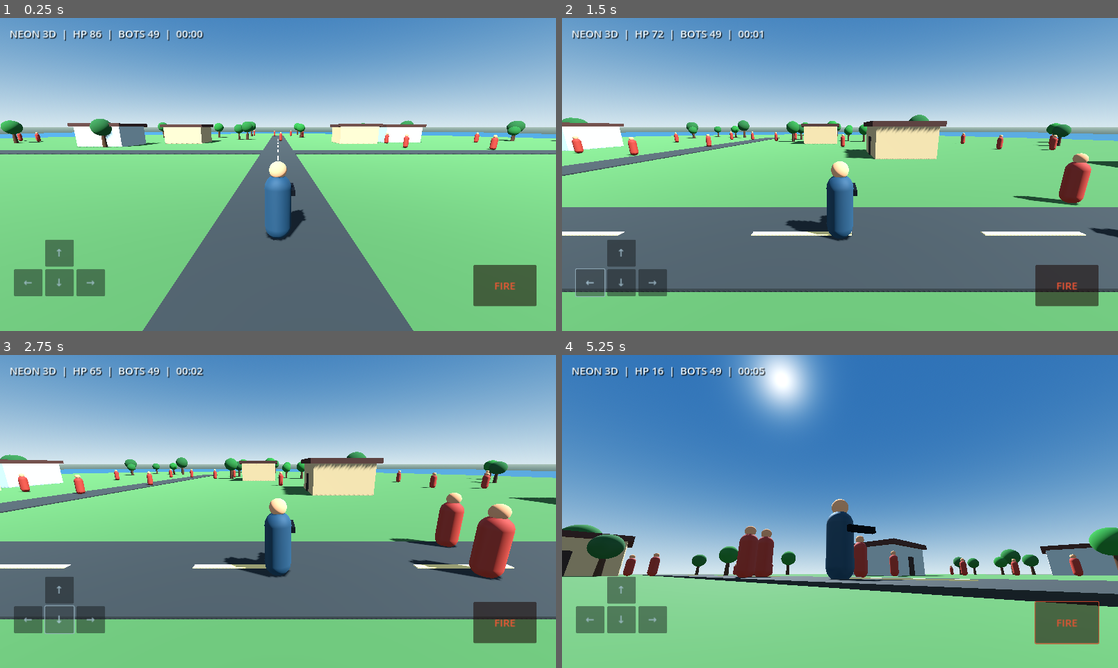
Above: before the commit, frames 1-4 (two rows, left to right).
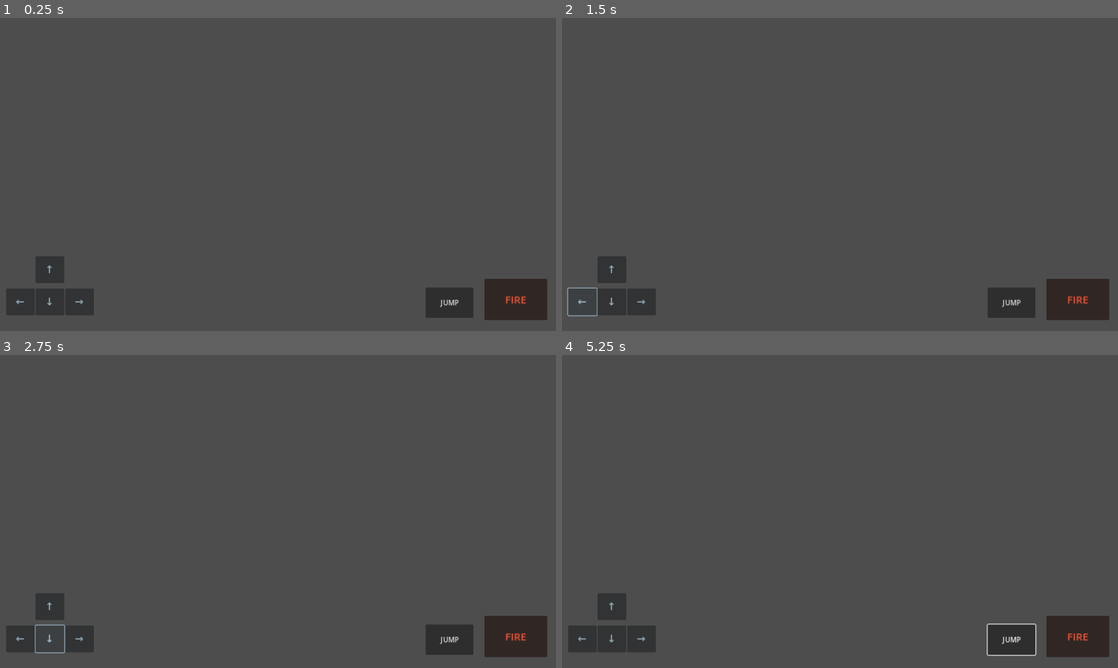
Above: after the commit, the same moments.

Repository: indianequipments092-commits/NEO-GAME-
Game: Godot game, scene res://scenes/main.tscn
Two runs of this game, one before a commit and one after it. Both use one fixed random seed, a clock stepped at 60 frames per second and the inputs below.
Inputs (mouse positions are in pixels of both pictures, inside the frame that each line leads up to):
- Up to frame 1 (0.25 s): no input
- Up to frame 2 (1.5 s): click "↑" at 0.5 s; click "←" at 1.25 s
- Up to frame 3 (2.75 s): click "↓" at 2 s
- Up to frame 4 (5.25 s): click "→" at 2.75 s; click "FIRE" at 3.5 s; click (1012, 639) at 4.25 s, where only the run after the commit has a clickable "JUMP"; tap Enter at 5 s; move the mouse to (867, 511) at 5.02 s; hold W (move_up) from 5.03 s (still down); hold Space (fire) from 5.03 s (still down); click (867, 511) at 5.17 s

The runs differ from the first frame. In frame 1, 99% of the frame differs, in the area x 0-100%, y 0-100%; in frame 2, 97%; in frame 3, 97%; in frame 4, 100%.
Error after the commit: Parse Error: Function "get_viewport_rect()" not found in base self. (res://scripts/player_3d.gd:91)

Commit message:
Improve vertical slice movement, collisions, and touch controls

Diff:
--- a/project.godot
+++ b/project.godot
@@ -42,3 +42,7 @@
 "deadzone": 0.5,
 "events": [Object(InputEventKey,"physical_keycode":32)]
 }
+jump={
+"deadzone": 0.5,
+"events": [Object(InputEventKey,"physical_keycode":69)]
+}
--- a/scripts/bot_3d.gd
+++ b/scripts/bot_3d.gd
@@ -68,7 +68,7 @@
 	else:
 		velocity.x = 0.0
 		velocity.z = 0.0
-	if distance < 14.0 and attack_timer <= 0.0:
+	if distance < 14.0 and attack_timer <= 0.0 and _has_line_of_sight():
 		attack_timer = 1.45
 		target.apply_damage(7)
 	if not is_on_floor():
@@ -77,6 +77,16 @@
 		velocity.y = -0.5
 	move_and_slide()
 
+func _has_line_of_sight() -> bool:
+	if not is_instance_valid(target):
+		return false
+	var origin := global_position + Vector3(0, 1.35, 0)
+	var destination: Vector3 = target.global_position + Vector3(0, 1.0, 0)
+	var query := PhysicsRayQueryParameters3D.create(origin, destination)
+	query.exclude = [get_rid()]
+	var hit := get_world_3d().direct_space_state.intersect_ray(query)
+	return not hit.is_empty() and hit.get("collider") == target
+
 func take_damage(amount: int) -> void:
 	if dead:
 		return
--- a/scripts/main.gd
+++ b/scripts/main.gd
@@ -2,7 +2,7 @@
 
 const PLAYER_SCRIPT = preload("res://scripts/player_3d.gd")
 const BOT_SCRIPT = preload("res://scripts/bot_3d.gd")
-const BOT_COUNT := 49
+const BOT_COUNT := 8
 var player
 var status_label: Label
 var message_label: Label
@@ -16,6 +16,8 @@
 	spawn_player()
 	spawn_bots()
 	build_hud()
+	get_viewport().size_changed.connect(_layout_hud)
+	_layout_hud()
 	if not OS.has_feature("mobile"):
 		Input.mouse_mode = Input.MOUSE_MODE_CAPTURED
 	print("NEON 3D prototype ready: 1 player + %d offline bots" % BOT_COUNT)
@@ -114,8 +116,7 @@
 	for i in range(house_positions.size()):
 		var p: Vector3 = house_positions[i]
 		var wall_color := Color(0.63, 0.56, 0.42) if i % 2 == 0 else Color(0.55, 0.62, 0.64)
-		make_box("House_%d" % i, Vector3(7.0, 3.2, 6.0), p + Vector3(0, 1.6, 0), wall_color)
-		make_box("Roof_%d" % i, Vector3(7.8, 0.5, 6.8), p + Vector3(0, 3.35, 0), Color(0.25, 0.15, 0.12))
+		build_house(p, i, wall_color)
 		make_box("Door_%d" % i, Vector3(1.0, 2.0, 0.12), p + Vector3(0, 1.0, -3.08), Color(0.18, 0.13, 0.1))
 
 	# Palm-like trees around the roads and coastline.
@@ -158,20 +159,55 @@
 	crown_mat.roughness = 1.0
 	crown.material_override = crown_mat
 	tree.add_child(crown)
+	var trunk_body := StaticBody3D.new()
+	trunk_body.position.y = 1.2
+	var trunk_collision := CollisionShape3D.new()
+	var trunk_shape := CylinderShape3D.new()
+	trunk_shape.radius = 0.28
+	trunk_shape.height = 2.4
+	trunk_collision.shape = trunk_shape
+	trunk_body.add_child(trunk_collision)
+	tree.add_child(trunk_body)
 	add_child(tree)
 
-func make_box(object_name: String, size: Vector3, pos: Vector3, color: Color) -> void:
+func build_house(p: Vector3, index: int, wall_color: Color) -> void:
+	var floor_color := wall_color.darkened(0.24)
+	make_box("HouseFloor_%d" % index, Vector3(7.0, 0.2, 6.0), p, floor_color, true)
+	make_box("HouseBack_%d" % index, Vector3(7.0, 3.2, 0.22), p + Vector3(0, 1.7, 2.9), wall_color, true)
+	make_box("HouseLeft_%d" % index, Vector3(0.22, 3.2, 6.0), p + Vector3(-3.4, 1.7, 0), wall_color, true)
+	make_box("HouseRight_%d" % index, Vector3(0.22, 3.2, 6.0), p + Vector3(3.4, 1.7, 0), wall_color, true)
+	make_box("HouseFrontL_%d" % index, Vector3(2.8, 3.2, 0.22), p + Vector3(-2.1, 1.7, -2.9), wall_color, true)
+	make_box("HouseFrontR_%d" % index, Vector3(2.8, 3.2, 0.22), p + Vector3(2.1, 1.7, -2.9), wall_color, true)
+	make_box("HouseDoorHeader_%d" % index, Vector3(1.4, 0.55, 0.22), p + Vector3(0, 3.02, -2.9), wall_color, true)
+	make_box("Roof_%d" % index, Vector3(7.6, 0.35, 6.6), p + Vector3(0, 3.48, 0), Color(0.25, 0.15, 0.12), true)
+	for side in [-1.0, 1.0]:
+		make_box("Window_%d_%d" % [index, int(side)], Vector3(0.95, 0.85, 0.035), p + Vector3(side * 1.75, 2.05, -3.025), Color(0.08, 0.16, 0.20), false)
+
+func make_box(object_name: String, size: Vector3, pos: Vector3, color: Color, solid: bool = false) -> void:
 	var mesh_instance := MeshInstance3D.new()
 	mesh_instance.name = object_name
 	var mesh := BoxMesh.new()
 	mesh.size = size
 	mesh_instance.mesh = mesh
-	mesh_instance.position = pos
 	var mat := StandardMaterial3D.new()
 	mat.albedo_color = color
 	mat.roughness = 0.9
 	mesh_instance.material_override = mat
-	add_child(mesh_instance)
+	if solid:
+		var body := StaticBody3D.new()
+		body.name = object_name + "_Collision"
+		body.position = pos
+		add_child(body)
+		mesh_instance.position = Vector3.ZERO
+		body.add_child(mesh_instance)
+		var collision := CollisionShape3D.new()
+		var shape := BoxShape3D.new()
+		shape.size = size
+		collision.shape = shape
+		body.add_child(collision)
+	else:
+		mesh_instance.position = pos
+		add_child(mesh_instance)
 
 func spawn_player() -> void:
 	player = CharacterBody3D.new()
@@ -185,8 +221,8 @@
 	for i in range(BOT_COUNT):
 		var bot := CharacterBody3D.new()
 		bot.set_script(BOT_SCRIPT)
-		var angle := TAU * float(i) / float(BOT_COUNT) + rng.randf_range(-0.16, 0.16)
-		var radius := rng.randf_range(24.0, 72.0)
+		var angle := TAU * float(i) / float(BOT_COUNT) + rng.randf_range(-0.12, 0.12)
+		var radius := rng.randf_range(46.0, 64.0)
 		bot.position = Vector3(cos(angle) * radius, 0.15, sin(angle) * radius)
 		add_child(bot)
 		bot.setup(player, i)
@@ -219,6 +255,7 @@
 	make_hold_button(layer, "↓", Vector2(104, 578), "move_down")
 	make_hold_button(layer, "→", Vector2(176, 578), "move_right")
 	var fire_button := Button.new()
+	fire_button.name = "FireButton"
 	fire_button.text = "FIRE"
 	fire_button.position = Vector2(1090, 568)
 	fire_button.size = Vector2(145, 95)
@@ -229,8 +266,44 @@
 	fire_button.button_up.connect(func(): Input.action_release("fire"))
 	layer.add_child(fire_button)
 
+	var jump_button := Button.new()
+	jump_button.name = "JumpButton"
+	jump_button.text = "JUMP"
+	jump_button.position = Vector2(920, 570)
+	jump_button.size = Vector2(110, 70)
+	jump_button.button_down.connect(func(): Input.action_press("jump"))
+	jump_button.button_up.connect(func(): Input.action_release("jump"))
+	layer.add_child(jump_button)
+
+func _layout_hud() -> void:
+	var size := get_viewport().get_visible_rect().size
+	var layer := get_node_or_null("BattleHUD") as CanvasLayer
+	if layer == null:
+		return
+	if is_instance_valid(status_label):
+		status_label.position = Vector2(20, 18)
+		status_label.size = Vector2(minf(size.x - 40.0, 780.0), 42)
+	if is_instance_valid(message_label):
+		message_label.position = Vector2((size.x - 720.0) * 0.5, (size.y - 100.0) * 0.5)
+	var fire := layer.get_node_or_null("FireButton") as Button
+	if fire:
+		fire.position = Vector2(size.x - 165.0, size.y - 120.0)
+	var jump := layer.get_node_or_null("JumpButton") as Button
+	if jump:
+		jump.position = Vector2(size.x - 300.0, size.y - 100.0)
+	for entry in [
+		["Button_move_up", Vector2(82.0, size.y - 172.0)],
+		["Button_move_left", Vector2(14.0, size.y - 98.0)],
+		["Button_move_down", Vector2(82.0, size.y - 98.0)],
+		["Button_move_right", Vector2(150.0, size.y - 98.0)]
+	]:
+		var move_button := layer.get_node_or_null(entry[0]) as Button
+		if move_button:
+			move_button.position = entry[1]
+
 func make_hold_button(layer: CanvasLayer, text_value: String, pos: Vector2, action: String) -> void:
 	var button := Button.new()
+	button.name = "Button_" + action
 	button.text = text_value
 	button.position = pos
 	button.size = Vector2(66, 62)
--- a/scripts/player_3d.gd
+++ b/scripts/player_3d.gd
@@ -8,44 +8,50 @@
 var health: int = MAX_HEALTH
 var fire_cooldown := 0.0
 var camera_pivot: Node3D
+var spring_arm: SpringArm3D
 var camera: Camera3D
 var weapon_mesh: MeshInstance3D
+var capsule_shape: CapsuleShape3D
+var body_mesh: CapsuleMesh
+var body_node: MeshInstance3D
+var head_node: MeshInstance3D
 var is_dead := false
+var is_crouching := false
 
 func _ready() -> void:
 	name = "Player"
 	add_to_group("player")
 	var collision := CollisionShape3D.new()
-	var capsule := CapsuleShape3D.new()
-	capsule.radius = 0.38
-	capsule.height = 1.8
-	collision.shape = capsule
+	capsule_shape = CapsuleShape3D.new()
+	capsule_shape.radius = 0.38
+	capsule_shape.height = 1.8
+	collision.shape = capsule_shape
 	collision.position.y = 0.9
 	add_child(collision)
 
-	var body := MeshInstance3D.new()
-	var body_mesh := CapsuleMesh.new()
+	body_node = MeshInstance3D.new()
+	body_mesh = CapsuleMesh.new()
 	body_mesh.radius = 0.36
 	body_mesh.height = 1.8
-	body.mesh = body_mesh
-	body.position.y = 0.9
+	body_node.mesh = body_mesh
+	body_node.position.y = 0.9
 	var body_mat := StandardMaterial3D.new()
 	body_mat.albedo_color = Color(0.12, 0.24, 0.32)
 	body_mat.metallic = 0.18
 	body_mat.roughness = 0.72
-	body.material_override = body_mat
-	add_child(body)
+	body_node.material_override = body_mat
+	add_child(body_node)
 
-	var head := MeshInstance3D.new()
+	head_node = MeshInstance3D.new()
 	var head_mesh := SphereMesh.new()
 	head_mesh.radius = 0.23
 	head_mesh.height = 0.46
-	head.mesh = head_mesh
-	head.position = Vector3(0, 1.92, 0)
+	head_node.mesh = head_mesh
+	head_node.position = Vector3(0, 1.92, 0)
 	var head_mat := StandardMaterial3D.new()
 	head_mat.albedo_color = Color(0.72, 0.53, 0.39)
-	head.material_override = head_mat
-	add_child(head)
+	head_node.material_override = head_mat
+	add_child(head_node)
 
 	weapon_mesh = MeshInstance3D.new()
 	var gun := BoxMesh.new()
@@ -62,12 +68,16 @@
 	camera_pivot.name = "CameraPivot"
 	camera_pivot.position.y = 1.45
 	add_child(camera_pivot)
+	spring_arm = SpringArm3D.new()
+	spring_arm.name = "CameraSpringArm"
+	spring_arm.spring_length = 5.2
+	spring_arm.margin = 0.25
+	spring_arm.rotation_degrees.x = -13.0
+	camera_pivot.add_child(spring_arm)
 	camera = Camera3D.new()
 	camera.name = "ThirdPersonCamera"
-	camera.position = Vector3(0, 1.55, 5.2)
-	camera.rotation_degrees.x = -13.0
 	camera.current = true
-	camera_pivot.add_child(camera)
+	spring_arm.add_child(camera)
 	Input.mouse_mode = Input.MOUSE_MODE_VISIBLE if OS.has_feature("mobile") else Input.MOUSE_MODE_CAPTURED
 
 func _unhandled_input(event: InputEvent) -> void:
@@ -76,14 +86,33 @@
 	if event is InputEventMouseButton and event.pressed and event.button_index == MOUSE_BUTTON_LEFT:
 		Input.mouse_mode = Input.MOUSE_MODE_CAPTURED
 	if event is InputEventMouseMotion and Input.mouse_mode == Input.MOUSE_MODE_CAPTURED:
-		camera_pivot.rotation.y -= event.relative.x * MOUSE_SENSITIVITY
-		camera_pivot.rotation.x = clamp(camera_pivot.rotation.x - event.relative.y * MOUSE_SENSITIVITY, deg_to_rad(-48), deg_to_rad(30))
+		_apply_look_delta(event.relative, 1.0)
+	elif event is InputEventScreenDrag:
+		var viewport_width := get_viewport_rect().size.x
+		if event.position.x >= viewport_width * 0.40:
+			_apply_look_delta(event.relative, 1.8)
+
+func _apply_look_delta(delta_position: Vector2, sensitivity_scale: float) -> void:
+	camera_pivot.rotation.y -= delta_position.x * MOUSE_SENSITIVITY * sensitivity_scale
+	camera_pivot.rotation.x = clamp(
+		camera_pivot.rotation.x - delta_position.y * MOUSE_SENSITIVITY * sensitivity_scale,
+		deg_to_rad(-48),
+		deg_to_rad(30)
+	)
 
 func _physics_process(delta: float) -> void:
 	if is_dead:
 		return
 	fire_cooldown = maxf(0.0, fire_cooldown - delta)
 	var input_vector := Input.get_vector("move_left", "move_right", "move_up", "move_down")
+	var crouch_now := Input.is_key_pressed(KEY_CTRL)
+	if crouch_now != is_crouching:
+		is_crouching = crouch_now
+		capsule_shape.height = 1.3 if is_crouching else 1.8
+		$CollisionShape3D.position.y = 0.65 if is_crouching else 0.9
+		body_mesh.height = 1.3 if is_crouching else 1.8
+		body_node.position.y = 0.65 if is_crouching else 0.9
+		head_node.position.y = 1.42 if is_crouching else 1.92
 	var forward := -camera_pivot.global_basis.z
 	var right := camera_pivot.global_basis.x
 	forward.y = 0.0
@@ -91,14 +120,21 @@
 	forward = forward.normalized()
 	right = right.normalized()
 	var direction := (right * input_vector.x + forward * -input_vector.y).normalized()
-	velocity.x = direction.x * WALK_SPEED
-	velocity.z = direction.z * WALK_SPEED
+	var speed := WALK_SPEED
+	if Input.is_key_pressed(KEY_SHIFT):
+		speed = 9.0
+	elif is_crouching:
+		speed = 3.4
+	velocity.x = direction.x * speed
+	velocity.z = direction.z * speed
 	if not is_on_floor():
 		velocity.y -= GRAVITY * delta
 	else:
 		velocity.y = -0.5
+		if Input.is_action_just_pressed("jump"):
+			velocity.y = 7.0
 	if direction.length_squared() > 0.01:
-		rotation.y = lerp_angle(rotation.y, atan2(direction.x, direction.z), minf(1.0, delta * 10.0))
+		rotation.y = lerp_angle(rotation.y, atan2(-direction.x, -direction.z), minf(1.0, delta * 10.0))
 	move_and_slide()
 	if Input.is_action_pressed("fire") or Input.is_mouse_button_pressed(MOUSE_BUTTON_LEFT):
 		fire_weapon()
Not shown, changed: README.md
Not shown, changed: docs/NEON_3D_TEST_REPORT.md
